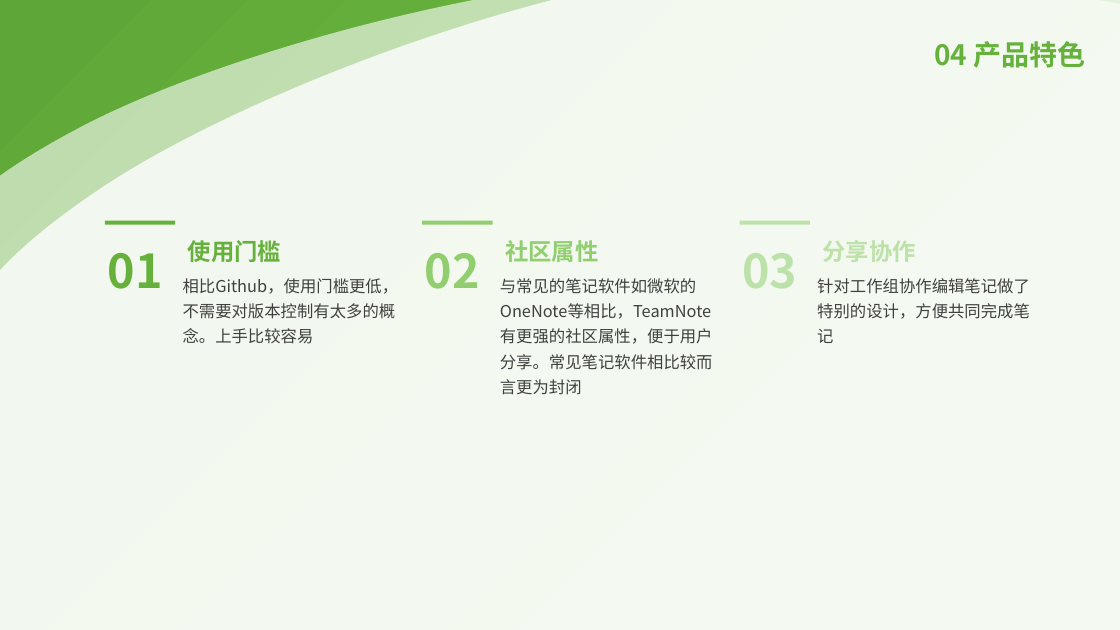
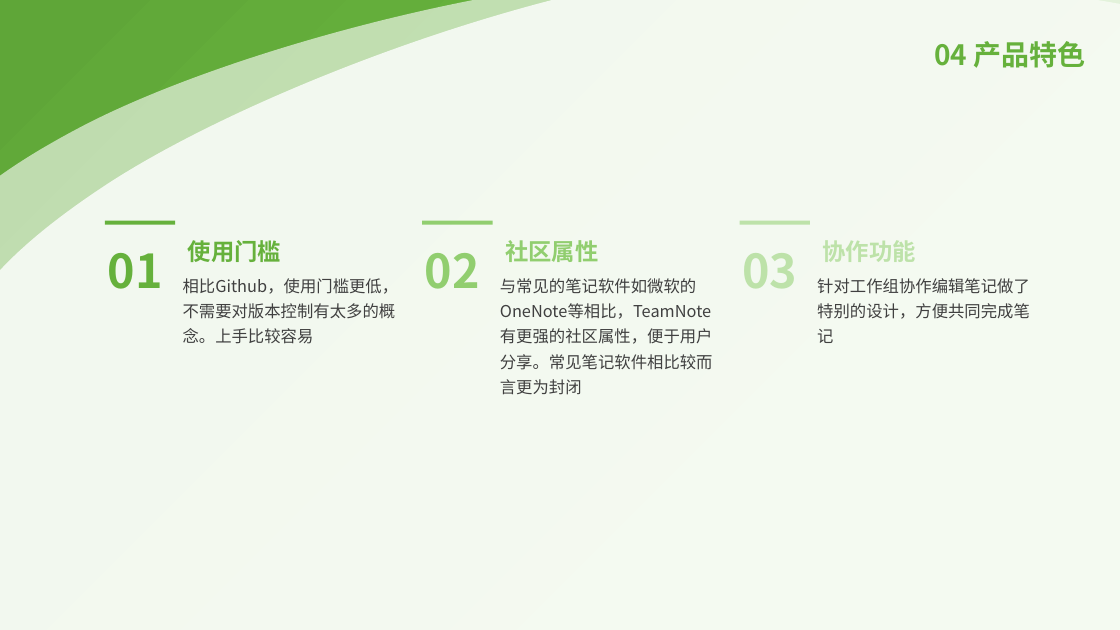
Before and after one commit to qinjr/TeamNote, a slide deck: slide 12 of doc/答辩PPT.pptx. Drawn at 1120x630 pixels with LibreOffice and Linux fonts; fonts in the diff are those of the drawing. Boxes give left, top, right and bottom in pixels: in the first picture for what was removed or moved away, otherwise in the second. Text is boxed around its words. In the diff, an @@ line names an element or a change of style, - is before the commit and + after.

Commit message:
final pre version

```diff
--- a/doc/答辩PPT.pptx
+++ b/doc/答辩PPT.pptx
@@ text at (822, 240, 915, 262): text changed @@
-分享协作
+协作功能
```
Also in this commit, not shown: 1 other slide changed.
